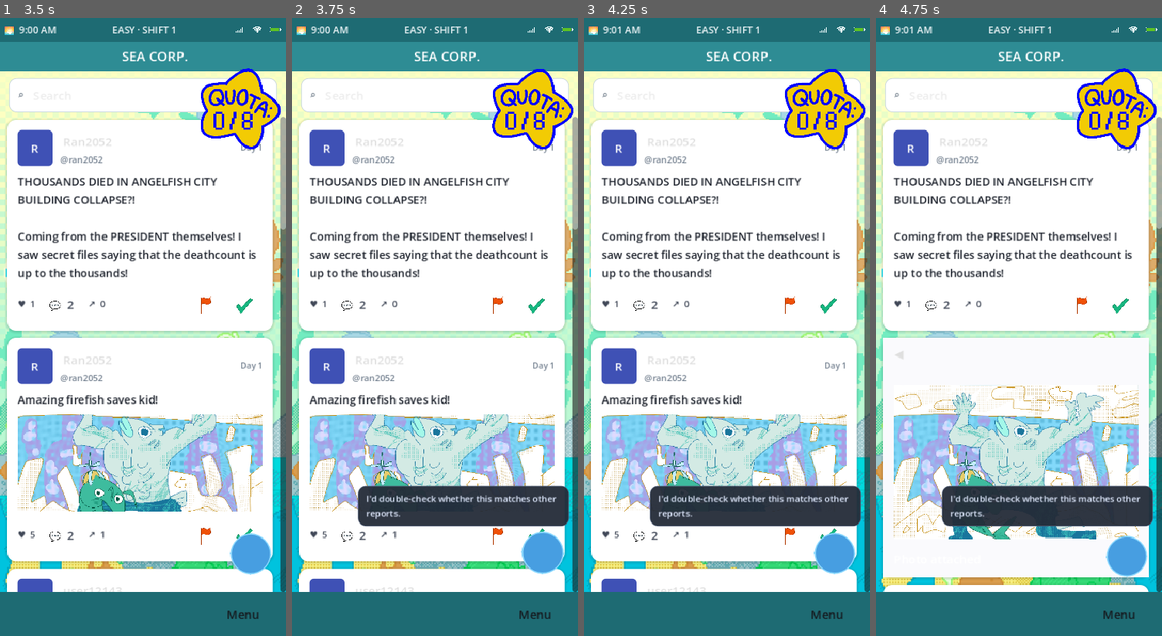
Above: before the commit, frames 1-4 (left to right).
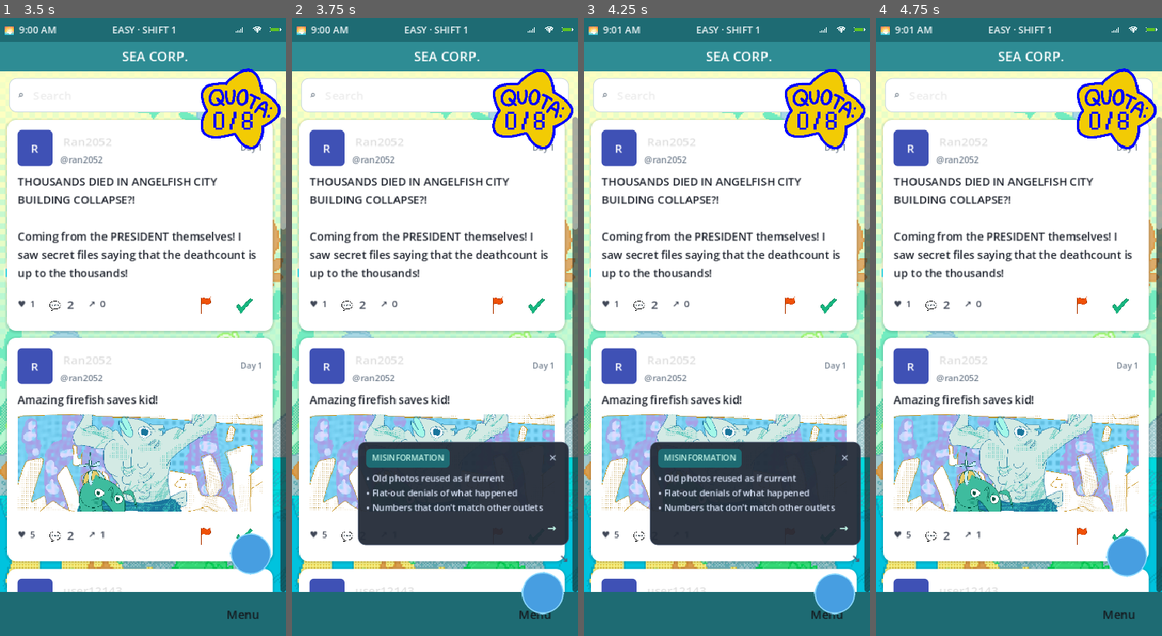
Above: after the commit, the same moments.

Repository: daniellalimbag/project-guppi
Game: Godot game, scene res://scenes/core/AppFlow.tscn
Same seed, same stepped clock (60 frames per second), same inputs: the game is played once before the commit and once after it.
Inputs (mouse positions are in pixels of both pictures, inside the frame that each line leads up to):
- Up to frame 1 (3.5 s): click "New game" at 1.25 s; click "Easy Shorter queues and clear…" at 2 s; click "01 Shift 1 — Day 1 — morning …" at 2.75 s
- Up to frame 2 (3.75 s): click (543, 555) at 3.5 s
- Up to frame 3 (4.25 s): no input
- Up to frame 4 (4.75 s): click (1136, 456) at 4.25 s, where only the run after the commit has a clickable "✕"

Frame 1 is identical in both runs. In frame 2, 10% of the frame differs, in the area x 22-97%, y 68-97%; in frame 3, 10%; in frame 4, 13%, in the area x 2-100%, y 33-93%.

Commit message:
feat: redesign Guppi's hint bubble into a themed info card

Diff:
--- a/scenes/core/FeedScreen.gd
+++ b/scenes/core/FeedScreen.gd
@@ -347,7 +347,8 @@
 		return
 
 	var tip := _build_subtle_tip(_active_context_post, _profile_screen.is_open())
-	_guppi.show_hint(str(_active_context_post.get("id", "")), tip)
+	var category := str(_active_context_post.get("insight_tag", "")).strip_edges()
+	_guppi.show_hint(str(_active_context_post.get("id", "")), tip, category if not category.is_empty() else "GUPPI")
 
 
 func _build_subtle_tip(post: Dictionary, viewing_profile: bool) -> String:
--- a/scenes/feed/GuppiCompanion.gd
+++ b/scenes/feed/GuppiCompanion.gd
@@ -5,6 +5,21 @@
 
 ## Assign a Texture2D here (Inspector or set_sprite) when the entity art is ready.
 @export var sprite_texture: Texture2D
+
+const CATEGORY_INFO: Array[Dictionary] = [
+	{
+		"name": "Misinformation",
+		"blurb": "• Old photos reused as if current\n• Flat-out denials of what happened\n• Numbers that don't match other outlets",
+	},
+	{
+		"name": "Scams",
+		"blurb": "• Urgent donation asks from new accounts\n• Requests for card numbers or personal info\n• QR codes or photos that don't add up",
+	},
+	{
+		"name": "Ai Generated Post",
+		"blurb": "• Impossible feats or too-dramatic scenes\n• Warped or inconsistent details\n• Poster admits the art is AI-made",
+	},
+]
 
 @onready var _root: Control = %Root
 @onready var _entity: Control = %Entity
@@ -14,17 +29,28 @@
 @onready var _hit_area: Button = %HitArea
 @onready var _tooltip_panel: PanelContainer = %TooltipPanel
 @onready var _tooltip_label: Label = %TooltipLabel
+@onready var _tooltip_category_panel: PanelContainer = %TooltipCategoryPanel
+@onready var _tooltip_category_label: Label = %TooltipCategoryLabel
+@onready var _tooltip_close_button: Button = %TooltipCloseButton
+@onready var _tooltip_cycle_button: Button = %TooltipCycleButton
+@onready var _arrow_row: Control = %ArrowRow
 
 var _last_hint_post_id: String = ""
 var _idle_tween: Tween
 var _react_tween: Tween
+var _category_cycle_index: int = -1
 
 
 func _ready() -> void:
 	_tooltip_panel.visible = false
-	_hit_area.pressed.connect(func() -> void: hint_requested.emit())
+	_arrow_row.visible = false
+	_hit_area.pressed.connect(_on_hit_area_pressed)
+	_tooltip_close_button.pressed.connect(_hide_tooltip)
+	_tooltip_cycle_button.pressed.connect(_cycle_category)
 	_clear_hit_area_chrome()
 	_apply_sprite(sprite_texture)
+	SettingsStore.settings_changed.connect(_apply_theme)
+	_apply_theme()
 	_root.set_anchors_and_offsets_preset(Control.PRESET_BOTTOM_RIGHT)
 	_root.offset_left = -300.0
 	_root.offset_top = -210.0
@@ -40,13 +66,41 @@
 	_apply_sprite(texture)
 
 
-func show_hint(post_id: String, hint_text: String) -> void:
+func _apply_theme() -> void:
+	var palette := SettingsStore.get_palette()
+	var accent_dark: Color = palette.get("accent_dark", Color(0.16, 0.45, 0.42, 1))
+	var badge_style := StyleBoxFlat.new()
+	badge_style.bg_color = accent_dark
+	badge_style.corner_radius_top_left = 6
+	badge_style.corner_radius_top_right = 6
+	badge_style.corner_radius_bottom_right = 6
+	badge_style.corner_radius_bottom_left = 6
+	badge_style.content_margin_left = 8
+	badge_style.content_margin_top = 3
+	badge_style.content_margin_right = 8
+	badge_style.content_margin_bottom = 3
+	_tooltip_category_panel.add_theme_stylebox_override("panel", badge_style)
+
+
+func show_hint(post_id: String, hint_text: String, category: String = "GUPPI") -> void:
 	if hint_text.strip_edges().is_empty():
 		return
 	_last_hint_post_id = post_id
+	_category_cycle_index = -1
 	_tooltip_label.text = hint_text
+	_tooltip_category_label.text = category.strip_edges().to_upper() if not category.strip_edges().is_empty() else "GUPPI"
 	_play_react()
 	_show_tooltip()
+
+
+func _cycle_category() -> void:
+	_category_cycle_index = (_category_cycle_index + 1) % CATEGORY_INFO.size()
+	var info: Dictionary = CATEGORY_INFO[_category_cycle_index]
+	_tooltip_category_label.text = str(info.get("name", "")).to_upper()
+	_tooltip_label.text = str(info.get("blurb", ""))
+	if not _tooltip_panel.visible:
+		_play_react()
+		_show_tooltip()
 
 
 func get_last_hint_post_id() -> String:
@@ -102,13 +156,28 @@
 	_react_tween.tween_property(_motion, "scale", Vector2.ONE, 0.18)
 
 
+func _on_hit_area_pressed() -> void:
+	if _tooltip_panel.visible:
+		_hide_tooltip()
+	else:
+		_cycle_category()
+
+
 func _show_tooltip() -> void:
 	_tooltip_panel.visible = true
+	_arrow_row.visible = true
 	_tooltip_panel.modulate.a = 0.0
 	var tween := create_tween()
 	tween.tween_property(_tooltip_panel, "modulate:a", 1.0, 0.14)
-	tween.tween_interval(3.0)
-	tween.tween_property(_tooltip_panel, "modulate:a", 0.0, 0.22)
+
+
+func _hide_tooltip() -> void:
+	if not _tooltip_panel.visible:
+		return
+	var tween := create_tween()
+	tween.tween_property(_tooltip_panel, "modulate:a", 0.0, 0.16)
 	tween.tween_callback(func() -> void:
 		_tooltip_panel.visible = false
+		_arrow_row.visible = false
+		_category_cycle_index = -1
 	)
--- a/scenes/feed/GuppiCompanion.tscn
+++ b/scenes/feed/GuppiCompanion.tscn
@@ -14,6 +14,17 @@
 corner_radius_bottom_right = 10
 corner_radius_bottom_left = 10
 
+[sub_resource type="StyleBoxFlat" id="StyleBoxFlat_category_badge"]
+bg_color = Color(0.16, 0.45, 0.42, 1)
+corner_radius_top_left = 6
+corner_radius_top_right = 6
+corner_radius_bottom_right = 6
+corner_radius_bottom_left = 6
+content_margin_left = 8
+content_margin_top = 3
+content_margin_right = 8
+content_margin_bottom = 3
+
 [sub_resource type="StyleBoxFlat" id="StyleBoxFlat_placeholder"]
 bg_color = Color(0.28, 0.62, 0.88, 1)
 border_width_left = 2
@@ -70,13 +81,74 @@
 theme_override_constants/margin_right = 10
 theme_override_constants/margin_bottom = 8
 
-[node name="TooltipLabel" type="Label" parent="Root/VBox/TooltipPanel/TooltipMargin"]
+[node name="TooltipCol" type="VBoxContainer" parent="Root/VBox/TooltipPanel/TooltipMargin"]
+layout_mode = 2
+theme_override_constants/separation = 6
+
+[node name="TooltipHeaderRow" type="HBoxContainer" parent="Root/VBox/TooltipPanel/TooltipMargin/TooltipCol"]
+layout_mode = 2
+theme_override_constants/separation = 8
+
+[node name="TooltipCategoryPanel" type="PanelContainer" parent="Root/VBox/TooltipPanel/TooltipMargin/TooltipCol/TooltipHeaderRow"]
+unique_name_in_owner = true
+layout_mode = 2
+theme_override_styles/panel = SubResource("StyleBoxFlat_category_badge")
+
+[node name="TooltipCategoryLabel" type="Label" parent="Root/VBox/TooltipPanel/TooltipMargin/TooltipCol/TooltipHeaderRow/TooltipCategoryPanel"]
+unique_name_in_owner = true
+layout_mode = 2
+theme_override_colors/font_color = Color(0.75, 0.95, 0.9, 1)
+theme_override_font_sizes/font_size = 11
+text = "GUPPI"
+
+[node name="TooltipHeaderSpacer" type="Control" parent="Root/VBox/TooltipPanel/TooltipMargin/TooltipCol/TooltipHeaderRow"]
+layout_mode = 2
+size_flags_horizontal = 3
+
+[node name="TooltipCloseButton" type="Button" parent="Root/VBox/TooltipPanel/TooltipMargin/TooltipCol/TooltipHeaderRow"]
+unique_name_in_owner = true
+custom_minimum_size = Vector2(22, 22)
+layout_mode = 2
+focus_mode = 0
+flat = true
+theme_override_colors/font_color = Color(0.75, 0.8, 0.88, 1)
+theme_override_font_sizes/font_size = 13
+text = "✕"
+
+[node name="TooltipLabel" type="Label" parent="Root/VBox/TooltipPanel/TooltipMargin/TooltipCol"]
 unique_name_in_owner = true
 layout_mode = 2
 theme_override_colors/font_color = Color(0.87, 0.91, 0.99, 1)
 theme_override_font_sizes/font_size = 12
 text = "GUPPI tip"
 autowrap_mode = 3
+
+[node name="TooltipFooterRow" type="HBoxContainer" parent="Root/VBox/TooltipPanel/TooltipMargin/TooltipCol"]
+layout_mode = 2
+alignment = 2
+
+[node name="TooltipCycleButton" type="Button" parent="Root/VBox/TooltipPanel/TooltipMargin/TooltipCol/TooltipFooterRow"]
+unique_name_in_owner = true
+custom_minimum_size = Vector2(26, 22)
+layout_mode = 2
+focus_mode = 0
+flat = true
+tooltip_text = "Browse fake-post categories"
+theme_override_colors/font_color = Color(0.75, 0.95, 0.9, 1)
+theme_override_font_sizes/font_size = 14
+text = "→"
+
+[node name="ArrowRow" type="HBoxContainer" parent="Root/VBox"]
+unique_name_in_owner = true
+visible = false
+layout_mode = 2
+alignment = 2
+
+[node name="ArrowLabel" type="Label" parent="Root/VBox/ArrowRow"]
+layout_mode = 2
+theme_override_colors/font_color = Color(0.31, 0.36, 0.45, 1)
+theme_override_font_sizes/font_size = 16
+text = "↘"
 
 [node name="EntityRow" type="HBoxContainer" parent="Root/VBox"]
 layout_mode = 2
